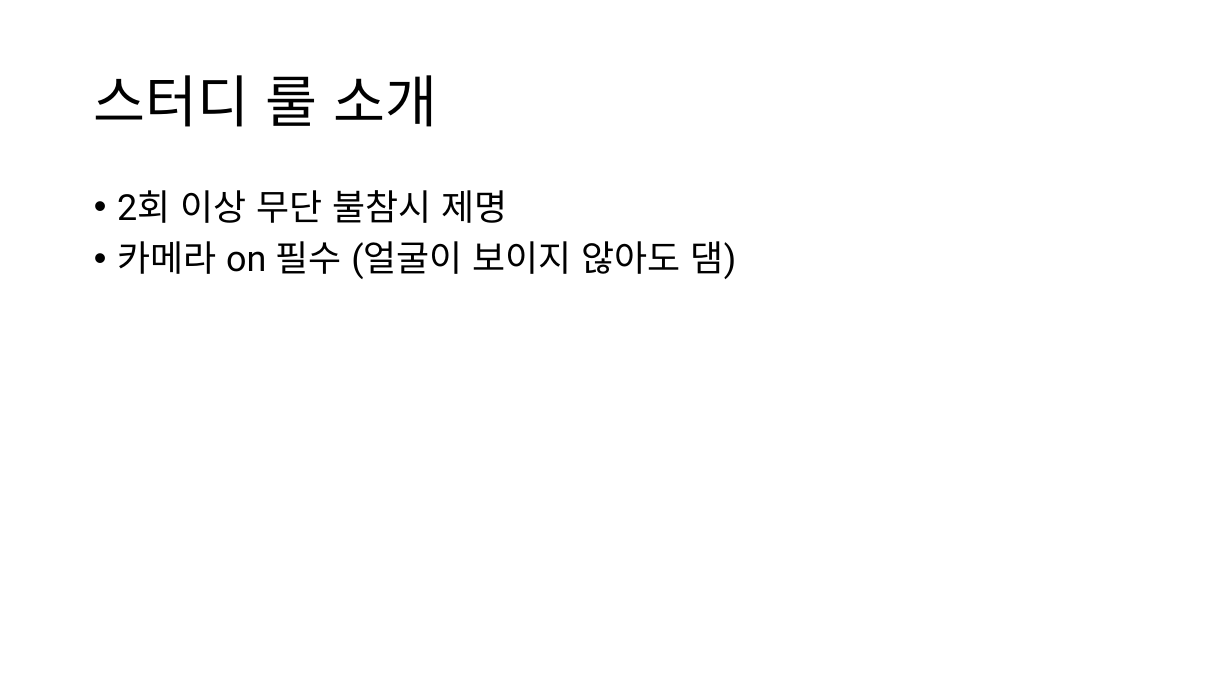
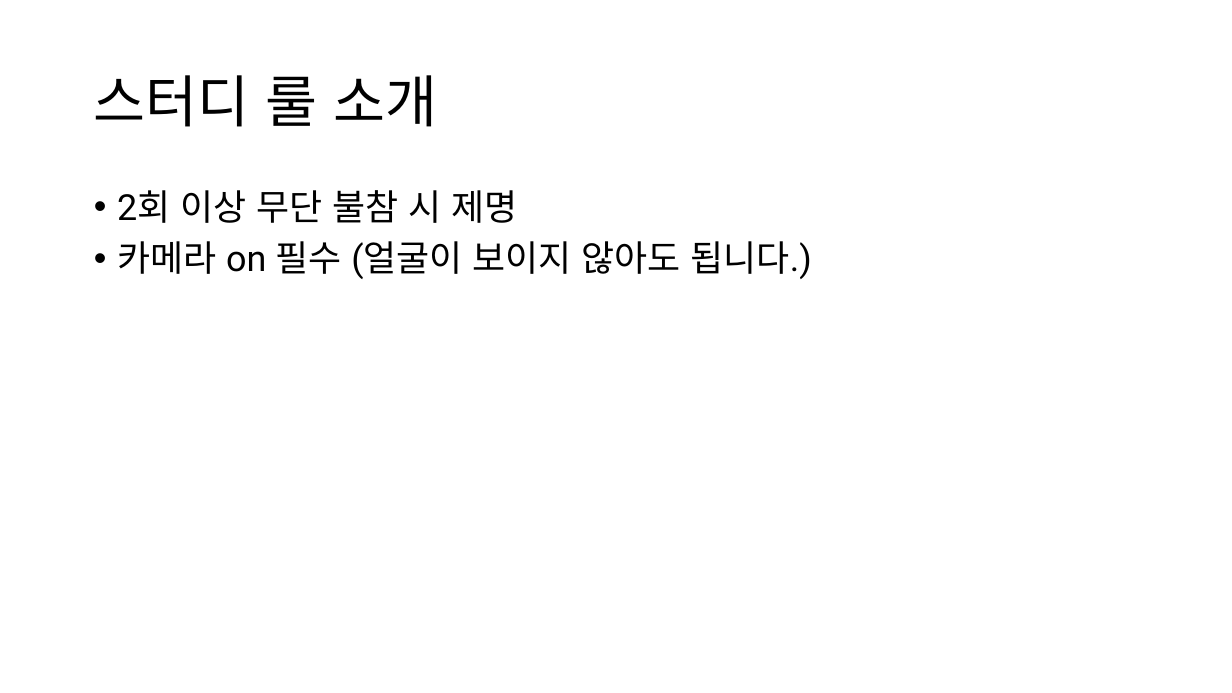
Before and after one commit to Pseudo-Lab/abstain-dti, a slide deck: slide 3 of docs/weekly/w01/week1_onboarding.pptx. Drawn at 1232x693 pixels with LibreOffice and Linux fonts; fonts in the diff are those of the drawing. Boxes give left, top, right and bottom in pixels: in the first picture for what was removed or moved away, otherwise in the second. Text is boxed around its words. In the diff, an @@ line names an element or a change of style, - is before the commit and + after.

```diff
--- a/docs/weekly/w01/week1_onboarding.pptx
+++ b/docs/weekly/w01/week1_onboarding.pptx
@@ text at (117, 190, 812, 279): text changed @@
-• 2회 이상 무단 불참시 제명
-• 카메라 on 필수 (얼굴이 보이지 않아도 댐)
+• 2회 이상 무단 불참 시 제명
+• 카메라 on 필수 (얼굴이 보이지 않아도 됩니다.)
```
Also in this commit, not shown: 5 other slides changed, 14 slides added, 1 slide removed.
